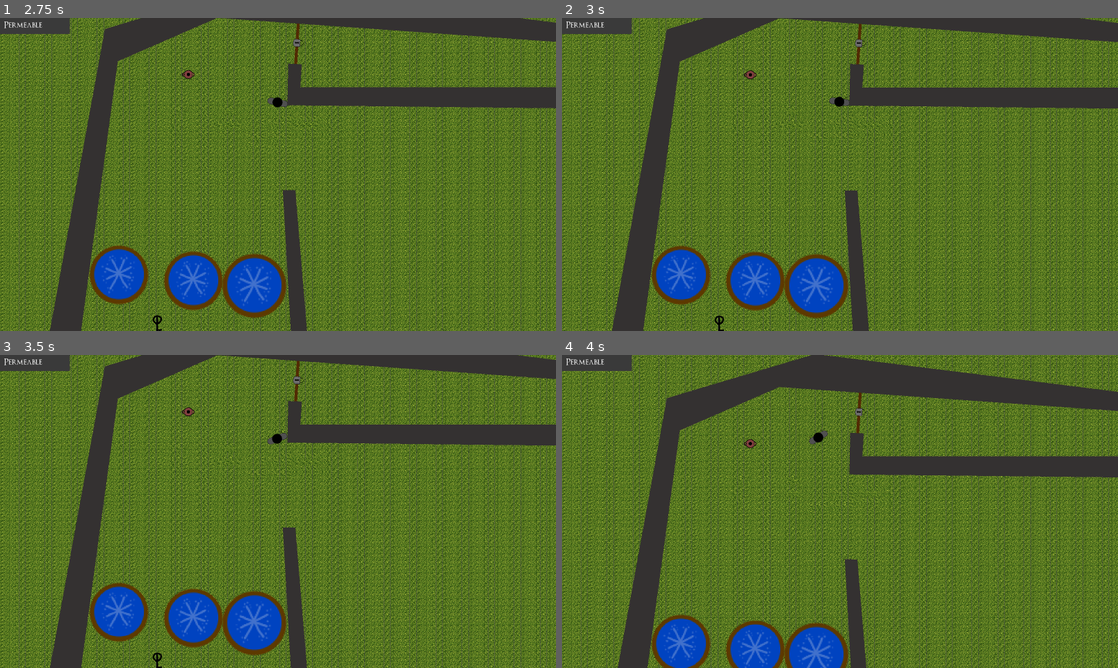
Above: before the commit, frames 1-4 (two rows, left to right).
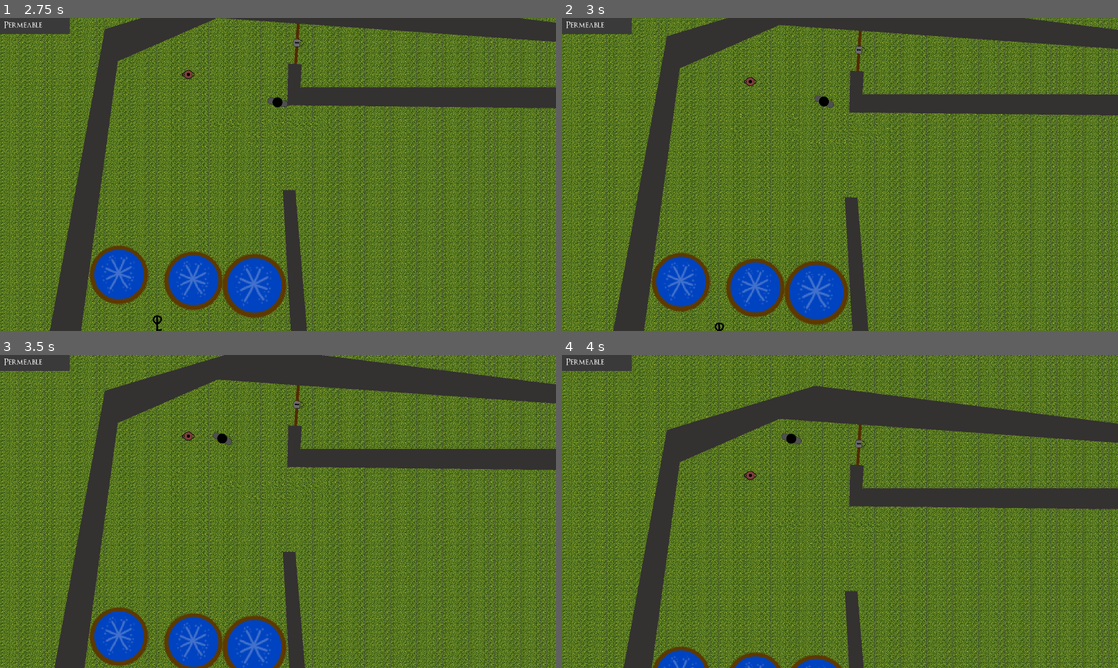
Above: after the commit, the same moments.

Repository: SymmetryUnbroken/wizard-game
Game: Godot game, scene res://scenes/Fight scene.tscn
The game is run twice, just before and just after one commit, with the same random seed, the same clock (stepped at 60 frames per second) and the same inputs. The engine's default icon, where the game draws it, is replaced by a stand-in: a white triangle on a blue panel in a dark square.
Inputs (mouse positions are in pixels of both pictures, inside the frame that each line leads up to):
- Up to frame 1 (2.75 s): tap Enter at 0.5 s; move the mouse to (272, 180) at 0.52 s; hold Up (move_forward) from 0.53 s (still down); tap R (lock_on) at 0.6 s; tap Space (ui_select) at 0.77, 1.52, 2 s; move the mouse to (316, 177) at 1.27 s; tap Tab (next_spell) at 1.35 s; move the mouse to (233, 171) at 2.02 s; press the mouse at (233, 171) at 2.03 s
- Up to frame 2 (3 s): tap Enter at 2.75 s; move the mouse to (845, 174) at 2.77 s; release Up (move_forward) at 2.78 s; release the mouse at (845, 174) at 2.78 s; hold Left (move_left) from 2.78 s (still down); tap Shift at 2.85 s
- Up to frame 3 (3.5 s): keep holding Left (move_left); tap Space (ui_select) at 3.02 s
- Up to frame 4 (4 s): move the mouse to (817, 505) at 3.52 s; release Left (move_left) at 3.53 s; hold Up (move_forward) from 3.53 s (still down); tap R (lock_on) at 3.6 s; tap Space (ui_select) at 3.77 s

Frame 1 is identical in both runs. In frame 2, 34% of the frame differs, in the area x 0-100%, y 0-100%; in frame 3, 59%; in frame 4, 64%.

Commit message:
movement without rotation

Diff:
--- a/scripts/Character.gd
+++ b/scripts/Character.gd
@@ -40,8 +40,8 @@
 
 
 func _set_velocity(delta):
-	var velocity_unrotated = Vector2(0, Input.get_axis("move_forward", "move_back"))
-	angle_velocity = Input.get_axis("move_left", "move_right")
+	var velocity_unrotated = Vector2(Input.get_axis("move_left", "move_right"), Input.get_axis("move_forward", "move_back"))
+	angle_velocity = 0#Input.get_axis("move_left", "move_right")
 	var velocity_slide_unrotated = 0.5 * Input.get_axis("slide_left", "slide_right")
 	#ang_vel_camera = Input.get_axis("camera_left", "camera_right")
 	var velocity_slide = Vector2(velocity_slide_unrotated, 0).rotated(rotation + PI/2)
@@ -49,7 +49,7 @@
 	if _velocity.length() > 0.01:
 		$Direction.rotation = _velocity.angle() - rotation + PI/2
 		$CameraHolder.rotation = fmod($CameraHolder.rotation, 2*PI)
-		var diff = fmod(velocity_unrotated.angle() + $CameraHolder.rotation + 5*PI, 2*PI) - PI
+		var diff = $Direction.rotation#fmod(velocity_unrotated.angle() + $CameraHolder.rotation + 5*PI, 2*PI) - PI
 		#angle_velocity = 10*diff
 		ang_vel_camera += velocity_unrotated.x*camera_turn_damping
 	else:
